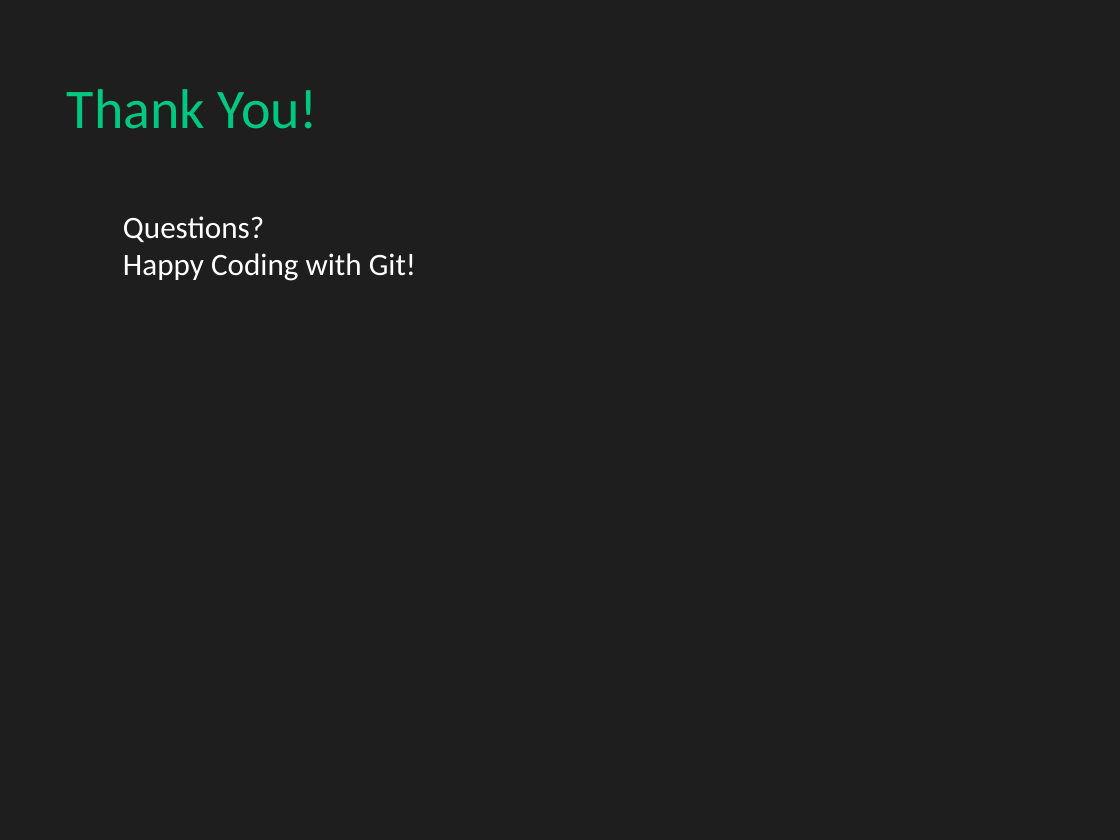
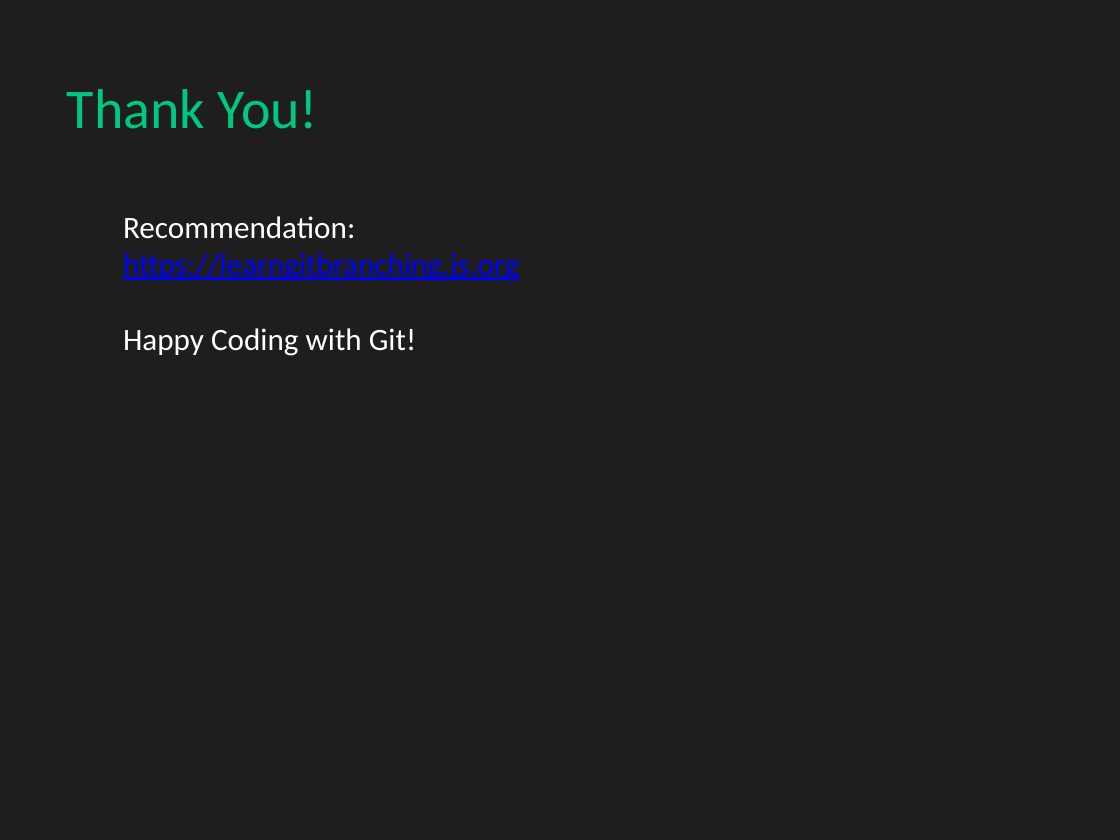
Before and after one commit to OmarMoamarFostok/git-presentation, a slide deck: slide 27 of Git_Presentation.pptx (slide 10 before the commit). Drawn at 1120x840 pixels with LibreOffice and Linux fonts; fonts in the diff are those of the drawing. Boxes give left, top, right and bottom in pixels: in the first picture for what was removed or moved away, otherwise in the second. Text is boxed around its words. In the diff, an @@ line names an element or a change of style, - is before the commit and + after.

```diff
--- a/Git_Presentation.pptx
+++ b/Git_Presentation.pptx
@@ text at <box>123,216,519,281</box>: text changed; text colour #FFFFFF to #0000FF @@
-Questions?
+Recommendation:
+https://learngitbranching.js.org
```
Also in this commit, not shown: 2 other slides changed, 18 slides added, 1 slide removed.
